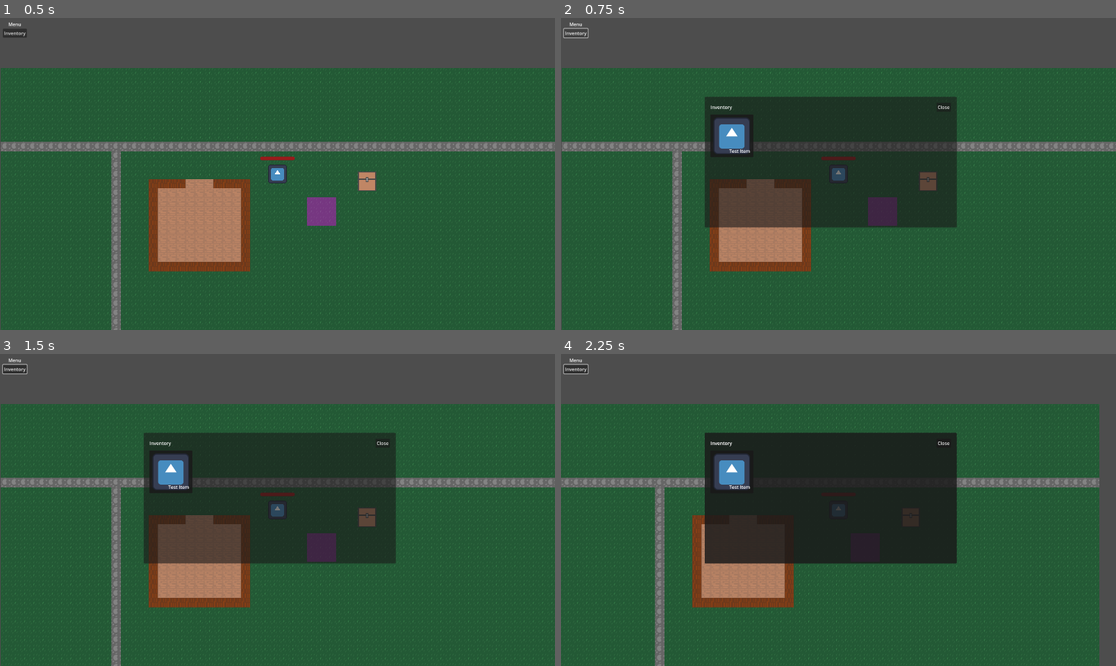
Above: before the commit, frames 1-4 (two rows, left to right).
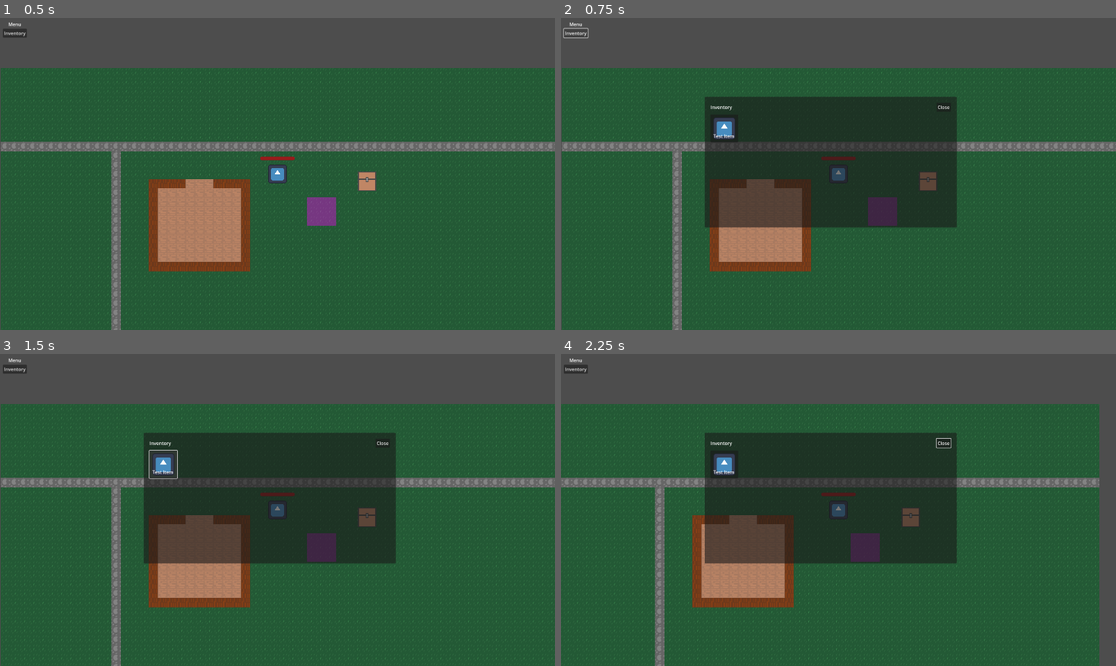
Above: after the commit, the same moments.

Repository: merskip/just-game
Game: Godot game, scene res://Scenes/Main Scene.tscn
The game is run twice, just before and just after one commit, with the same random seed, the same clock (stepped at 60 frames per second) and the same inputs. The engine's default icon, where the game draws it, is replaced by a stand-in: a white triangle on a blue panel in a dark square.
Inputs (mouse positions are in pixels of both pictures, inside the frame that each line leads up to):
- Up to frame 1 (0.5 s): no input
- Up to frame 2 (0.75 s): click "Inventory" at 0.5 s
- Up to frame 3 (1.5 s): click (160, 463) at 1.27 s
- Up to frame 4 (2.25 s): tap Enter at 2 s; move the mouse to (960, 494) at 2.02 s; hold Right (move_right) from 2.03 s (still down); click (960, 494) at 2.17 s

Frame 1 is identical in both runs. In frame 2, 0.6% of the frame differs, in the area x 26-35%, y 30-45%; in frame 3, 0.8%; in frame 4, 4.0%, in the area x 0-72%, y 3-68%.

Commit message:
Improved window managament

Diff:
--- a/Inventory/inventory.gd
+++ b/Inventory/inventory.gd
@@ -7,5 +7,5 @@
 
 func add_items(new_items: Array[InventoryItem]):
 	items.append_array(new_items)
-	print("Added items to inventory: ", new_items)
+	print("Added items to inventory: %s" % new_items)
 	items_changed.emit()
--- a/Inventory/inventory_item_cell.gd
+++ b/Inventory/inventory_item_cell.gd
@@ -1,5 +1,5 @@
 class_name InventoryItemCell
-extends PanelContainer
+extends Button
 
 @onready var icon_texture: TextureRect = $MarginContainer/ItemIcon
 @onready var name_label: Label = $MarginContainer/ItemName
--- a/Inventory/inventory_item_cell.tscn
+++ b/Inventory/inventory_item_cell.tscn
@@ -3,14 +3,16 @@
 [ext_resource type="Script" path="res://Inventory/inventory_item_cell.gd" id="1_33ih5"]
 [ext_resource type="Texture2D" uid="uid://chh1vkpbvaxsc" path="res://Assets/icon.svg" id="1_hirsy"]
 
-[node name="PanelContainer" type="PanelContainer"]
+[node name="Button" type="Button"]
+custom_minimum_size = Vector2(96, 96)
+offset_right = 96.0
+offset_bottom = 96.0
 script = ExtResource("1_33ih5")
-
-[node name="Panel" type="Panel" parent="."]
-layout_mode = 2
 
 [node name="MarginContainer" type="MarginContainer" parent="."]
 layout_mode = 2
+offset_right = 96.0
+offset_bottom = 96.0
 theme_override_constants/margin_left = 10
 theme_override_constants/margin_top = 10
 theme_override_constants/margin_right = 10
@@ -19,10 +21,12 @@
 [node name="ItemIcon" type="TextureRect" parent="MarginContainer"]
 layout_mode = 2
 texture = ExtResource("1_hirsy")
+expand_mode = 1
+stretch_mode = 5
 
 [node name="ItemName" type="Label" parent="MarginContainer"]
 layout_mode = 2
-size_flags_horizontal = 8
 size_flags_vertical = 8
 text = "Item Name
 "
+text_overrun_behavior = 3
--- a/Inventory/inventory_window.gd
+++ b/Inventory/inventory_window.gd
@@ -11,4 +11,5 @@
 		cell.fill(item)
 
 func _on_close_button_pressed() -> void:
-	queue_free()
+	var gui = get_tree().current_scene.get_node("%GUI") as GUI
+	gui.close_window(self)
--- a/Scenes/Main Scene.tscn
+++ b/Scenes/Main Scene.tscn
@@ -13,6 +13,7 @@
 [node name="MainScene" type="Node2D"]
 
 [node name="GUI" parent="." instance=ExtResource("1_cjw5i")]
+unique_name_in_owner = true
 layer = 128
 
 [node name="GameManager" type="Node" parent="."]
--- a/Scenes/gui.gd
+++ b/Scenes/gui.gd
@@ -1,12 +1,28 @@
 class_name GUI
 extends CanvasLayer
+
+var _window: Control
 
 func _on_inventory_button_pressed() -> void:
 	show_inventory()
 
-
 func show_inventory():
 	var player_unit: Unit = %Player.get_node("Unit")
 	var inventory_window: InventoryWindow = preload("res://Inventory/inventory_window.tscn").instantiate()
-	add_child(inventory_window)
+	open_window(inventory_window)
 	inventory_window.fill(player_unit.inventory)
+
+func open_window(window: Control):
+	close_window()
+	print("Open window: %s" % window)
+	add_child(window)
+	_window = window
+
+func close_window(specific_window: Control = null):
+	if _window != null:
+		if specific_window != null and _window != specific_window:
+			# Opened window is different then requested to close specific window
+			return
+		print("Close window: %s" % _window)
+		_window.queue_free()
+		_window = null
